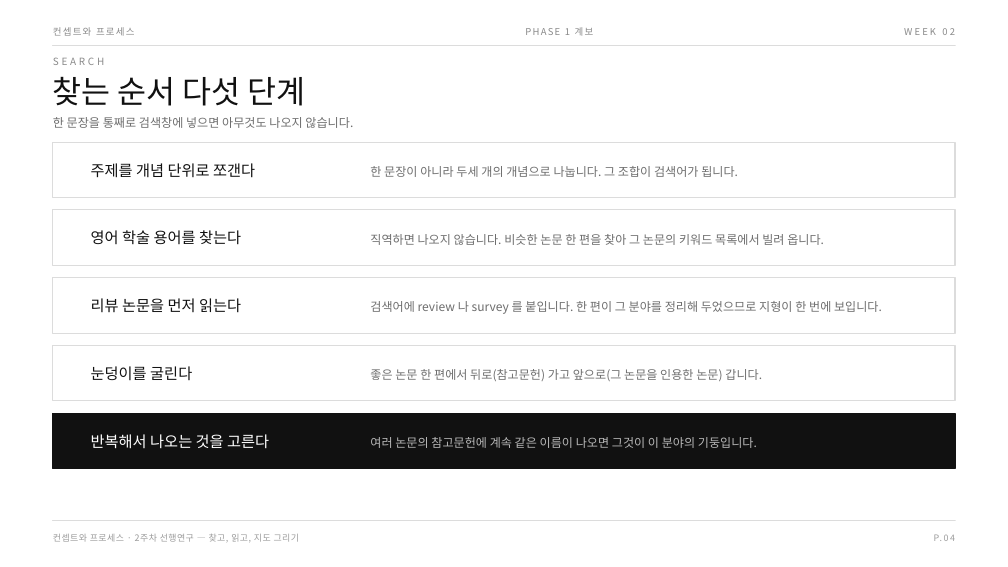
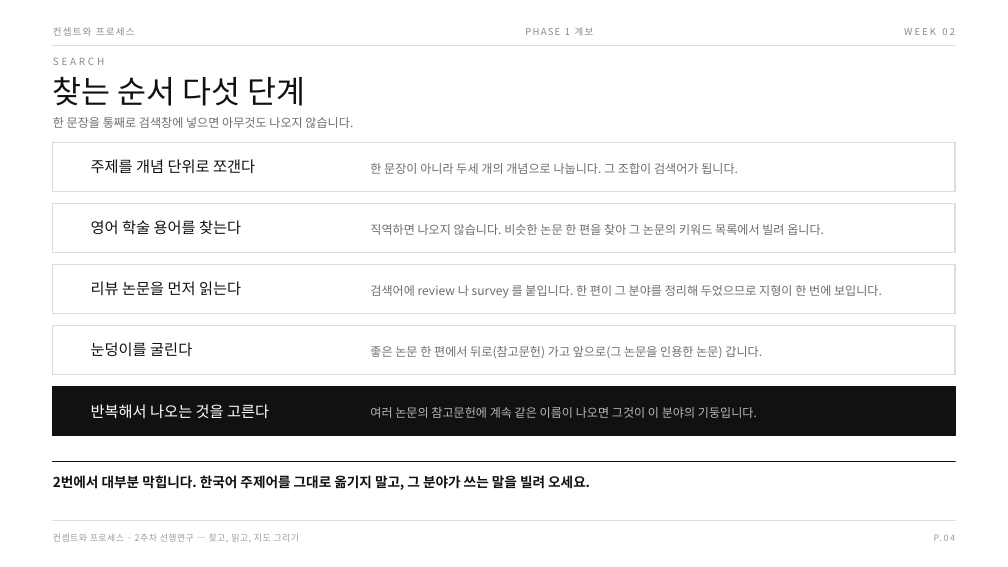
Before and after one commit to design-eng/MIN.D, a slide deck: slide 8 of dist/weeks-대학원/컨셉트와프로세스_02주차_선행연구.pptx. Drawn at 1008x567 pixels with LibreOffice and Linux fonts; fonts in the diff are those of the drawing. Boxes give left, top, right and bottom in pixels: in the first picture for what was removed or moved away, otherwise in the second. Text is boxed around its words. In the diff, an @@ line names an element or a change of style, - is before the commit and + after.

```diff
--- a/dist/weeks-대학원/컨셉트와프로세스_02주차_선행연구.pptx
+++ b/dist/weeks-대학원/컨셉트와프로세스_02주차_선행연구.pptx
@@ rectangle: place and size @@
-rectangle at <box>53,142,955,198</box>
+rectangle at <box>53,142,955,191</box>
@@ text "주제를 개념 단위로 쪼갠다": place and size @@
-text "주제를 개념 단위로 쪼갠다" at <box>91,163,255,178</box>
+text "주제를 개념 단위로 쪼갠다" at <box>91,159,255,174</box>
@@ rectangle: place and size @@
-rectangle at <box>53,210,955,266</box>
+rectangle at <box>53,203,955,253</box>
@@ text "영어 학술 용어를 찾는다": place and size @@
-text "영어 학술 용어를 찾는다" at <box>91,230,241,245</box>
+text "영어 학술 용어를 찾는다" at <box>91,220,241,235</box>
@@ text "직역하면 나오지 않습니다. 비슷한 논문 ...": place and size @@
-text "직역하면 나오지 않습니다. 비슷한 논문 ..." at <box>370,234,824,245</box>
+text "직역하면 나오지 않습니다. 비슷한 논문 ..." at <box>370,224,824,235</box>
@@ rectangle: place and size @@
-rectangle at <box>53,278,955,333</box>
+rectangle at <box>53,265,955,314</box>
@@ text "리뷰 논문을 먼저 읽는다": place and size @@
-text "리뷰 논문을 먼저 읽는다" at <box>91,298,241,313</box>
+text "리뷰 논문을 먼저 읽는다" at <box>91,281,241,296</box>
@@ text "검색어에 review 나 survey 를 ...": place and size @@
-text "검색어에 review 나 survey 를 ..." at <box>370,301,882,314</box>
+text "검색어에 review 나 survey 를 ..." at <box>370,285,882,298</box>
@@ rectangle: place and size @@
-rectangle at <box>53,346,955,402</box>
+rectangle at <box>53,325,955,374</box>
@@ text "눈덩이를 굴린다": place and size @@
-text "눈덩이를 굴린다" at <box>91,366,192,380</box>
+text "눈덩이를 굴린다" at <box>91,342,192,356</box>
@@ text "좋은 논문 한 편에서 뒤로(참고문헌) ...": place and size @@
-text "좋은 논문 한 편에서 뒤로(참고문헌) ..." at <box>370,369,762,381</box>
+text "좋은 논문 한 편에서 뒤로(참고문헌) ..." at <box>370,346,762,358</box>
@@ rectangle: place and size @@
-rectangle at <box>53,413,955,469</box>
+rectangle at <box>53,386,955,436</box>
@@ text "반복해서 나오는 것을 고른다": place and size @@
-text "반복해서 나오는 것을 고른다" at <box>91,434,269,449</box>
+text "반복해서 나오는 것을 고른다" at <box>91,404,269,419</box>
@@ text "여러 논문의 참고문헌에 계속 같은 ...": place and size @@
-text "여러 논문의 참고문헌에 계속 같은 ..." at <box>370,437,757,448</box>
+text "여러 논문의 참고문헌에 계속 같은 ..." at <box>370,407,757,418</box>
@@ rectangle added at <box>53,461,955,462</box>, fill #111111, outline #111111 1 pt @@
@@ text added at <box>53,473,590,491</box>, 13 pt, text #111111, bold @@
+2번에서 대부분 막힙니다. 한국어 주제어를 그대로 옮기지 말고, 그 분야가 쓰는 말을 빌려 오세요.
```
Also in this commit, not shown: 1 other slide changed, 7 other files.
